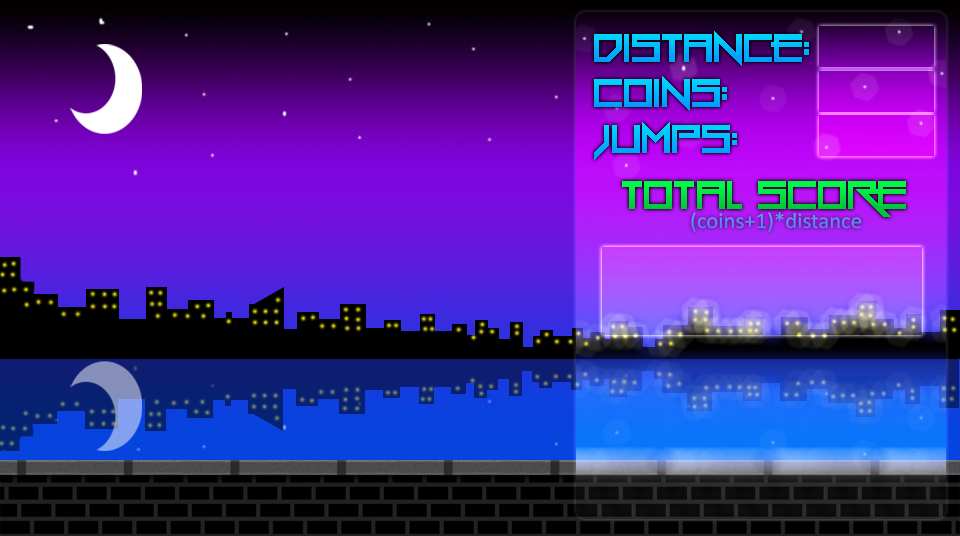
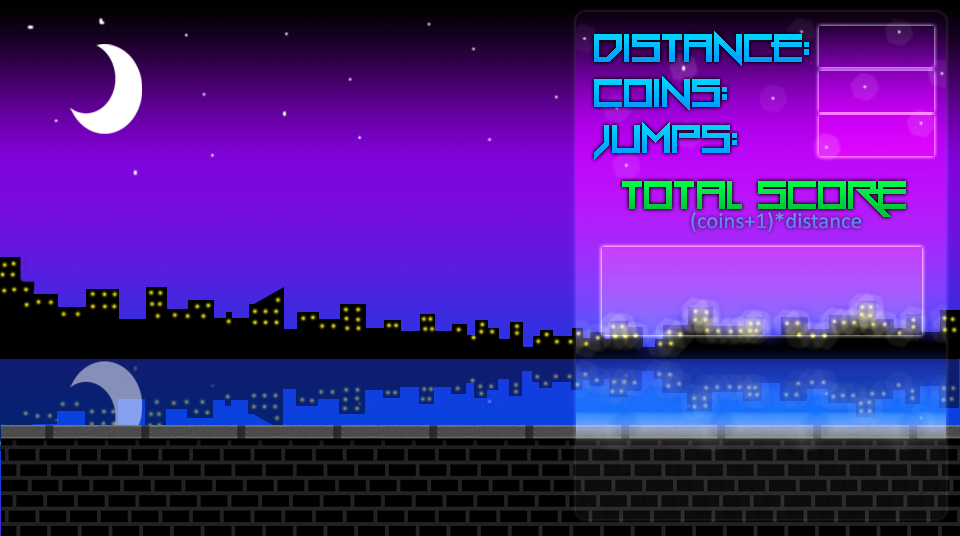
Layer changes from the first 960px x 536px image to the second:
removed layer "Group 1 copy 3" (was screen) over [576, 411, 946, 519]
added layer "Group 1 copy" (screen) above "Group 1" over [576, 411, 946, 519]
moved "gamescreen_ground" above "moon", painted on it over [0, 425, 960, 536]
